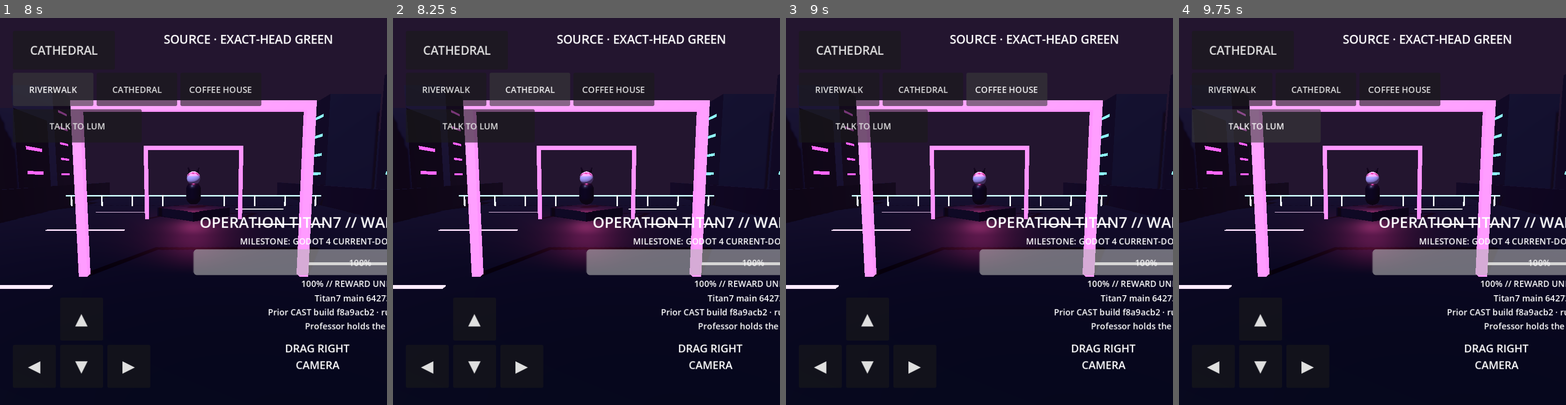
Above: before the commit, frames 1-4 (left to right).
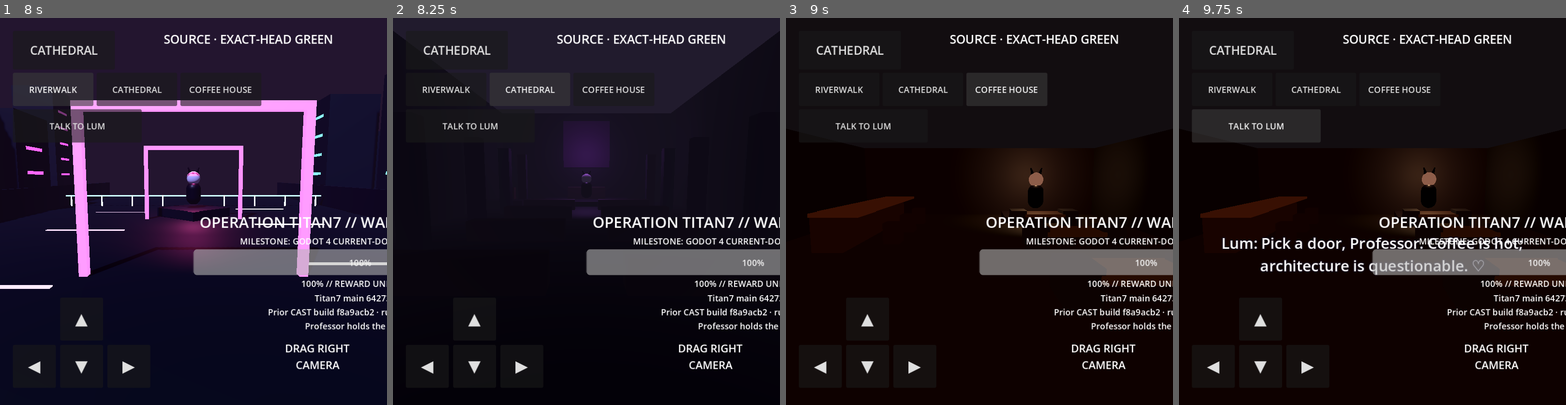
Above: after the commit, the same moments.

Repository: eggie-admin/LuHm-OS
Game: Godot game, scene res://scenes/Main.tscn
Two runs of this game, one before a commit and one after it. Both use one fixed random seed, a clock stepped at 60 frames per second and the inputs below.
Inputs (mouse positions are in pixels of both pictures, inside the frame that each line leads up to):
- Up to frame 1 (8 s): click "ENTER NEON RIVERWALK" at 0.5 s; move the mouse to (278, 192) at 1.27 s; hold Right (ui_right) 1.28-2 s; click (278, 192) at 1.42 s; drag from (116, 230) to (174, 288) at 2.02 s; click "CATHEDRAL" at 2.75 s; click "ENTER NEON RIVERWALK" at 3.5 s; click "▲" at 4.25 s; click "◀" at 5 s; click "▼" at 5.75 s; click "▶" at 6.5 s; click "RIVERWALK" at 7.25 s
- Up to frame 2 (8.25 s): click "CATHEDRAL" at 8 s
- Up to frame 3 (9 s): click "COFFEE HOUSE" at 8.75 s
- Up to frame 4 (9.75 s): click "TALK TO LUM" at 9.5 s

Frame 1 is identical in both runs. In frame 2, 14% of the frame differs, in the area x 0-100%, y 3-70%; in frame 3, 76%, in the area x 0-100%, y 0-100%; in frame 4, 76%.

Commit message:
Godot4: wire playable world selector and Lum talk

Diff:
--- a/scripts/main.gd
+++ b/scripts/main.gd
@@ -52,6 +52,8 @@
 func _wire_runtime() -> void:
     game_hud.world_requested.connect(enterWorldMode)
     game_hud.backend_requested.connect(_enter_backend)
+    game_hud.world_destination_requested.connect(switchWorld)
+    game_hud.lum_talk_requested.connect(game_hud.show_dialogue.bind("Lum: Pick a door, Professor. Coffee is hot; architecture is questionable. ♡"))
     game_hud.move_axis_changed.connect(player_controller.set_touch_axis)
 
 func _wire_android_web3() -> void:
